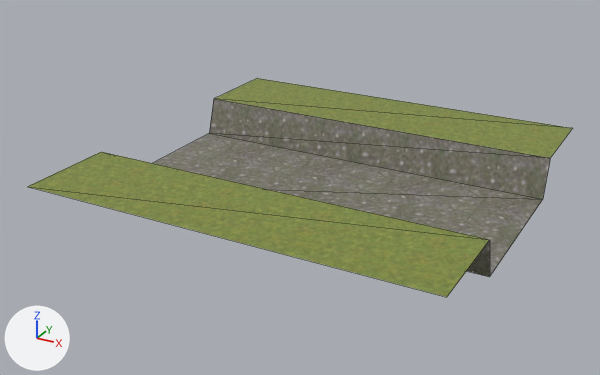
The glTF model models/world/piece_river_straight.glb, before and after one commit.
Both versions are drawn from a 50 mm camera at (3.52, -6.89, 3.03) aimed at (-0.18, -0.16, -0.33). The lights are fixed; the arrows at lower left show +X, +Y and +Z. Mesh edges are drawn as thin lines. Vertices at the same position are counted once.

Objects in the first picture: 'piece_river_horizontal'.
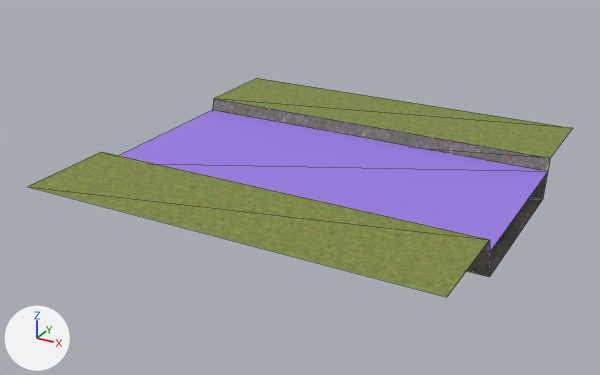
Location of each change, (x1, y1, x2, y2) in pixels of the pictures (600 x 375 px):
part 1 of me_plane_002, added (purple)
    after: (119, 110, 547, 253)

Diff of the bpy script that builds the scene:
```diff
--- a/models/world/piece_river_straight.glb.py
+++ b/models/world/piece_river_straight.glb.py
@@ mat_materials_world_water_material_tres @@
+mat_materials_world_water_material_tres = principled_material('materials/world/water_material.tres')
+mat_materials_world_water_material_tres.base_color = (0.324, 0.205, 0.8)  # purple #9a7de7
@@ me_plane_002 @@
 # used by ob_piece_river_horizontal; location = (0.0, 0.0, 0.0)
 # verts and faces of me_plane_002; kept vertices keep their numbers, new ones are numbered from 12
-me_plane_002.from_pydata(...)  # 12 vertices, 10 faces; spans x -2.0..2.0, y -2.0..2.0, z -0.4..0.0
+me_plane_002.from_pydata(...)  # 16 vertices, 12 faces; spans x -2.0..2.0, y -2.0..2.0, z -0.4..0.0
+# me_plane_002 part 1
+verts[12] = (-2.0, 0.98, -0.13)  # pixel (213, 109)
+verts[13] = (-2.0, -0.98, -0.13)
+verts[14] = (2.0, -0.98, -0.13)  # pixel (489, 253)
+verts[15] = (2.0, 0.98, -0.13)  # pixel (548, 171)
+faces += [(13, 14, 15), (12, 13, 15)]  # mat_materials_world_water_material_tres (purple #9a7de7)
 me_plane_002.materials.append(mat_ground)
 me_plane_002.materials.append(mat_water_edge)
+me_plane_002.materials.append(mat_materials_world_water_material_tres)  # purple #9a7de7
```
